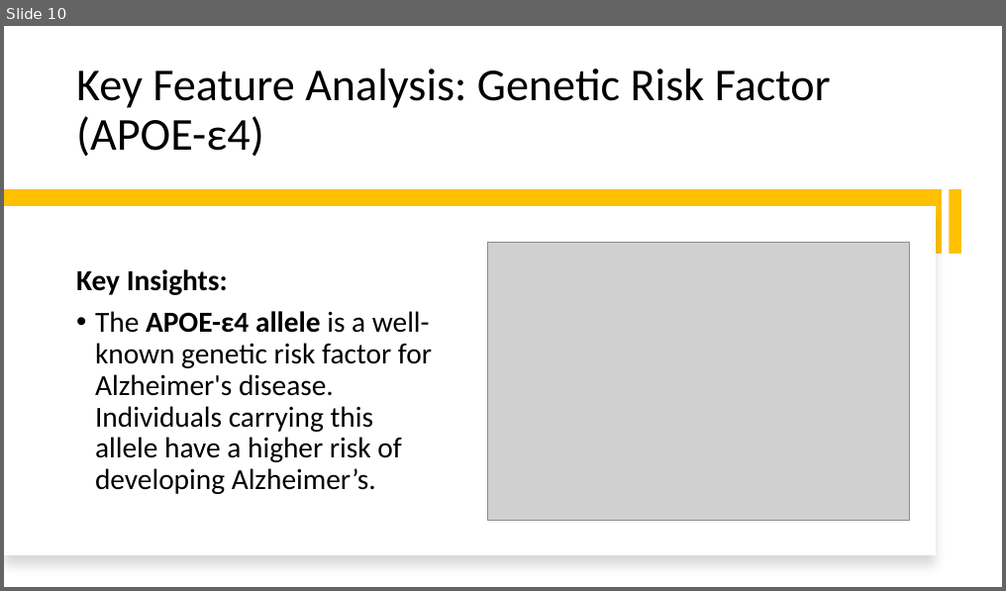
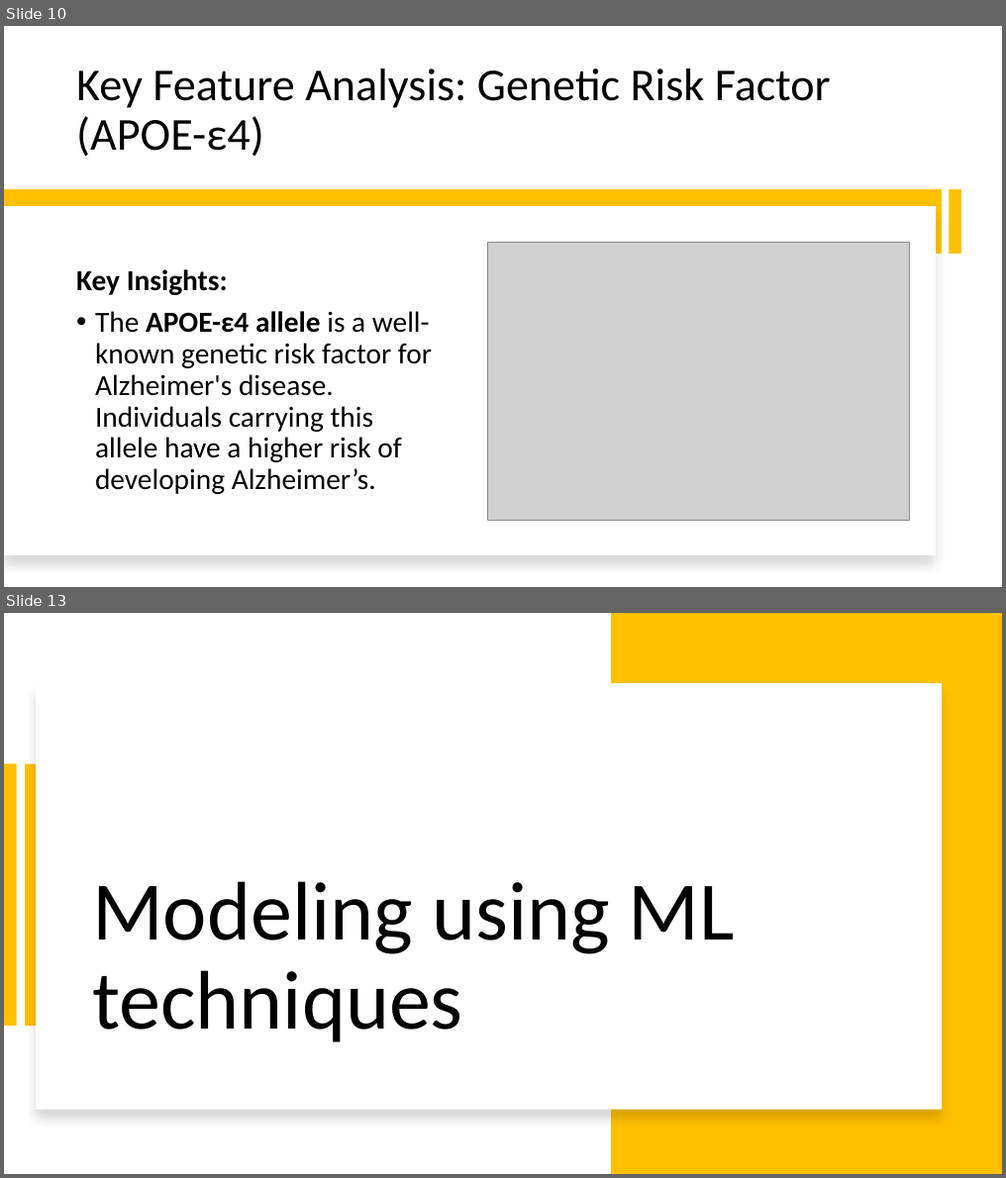
Before and after one commit to ileontios03/EPL448_Project, a slide deck: presentation.pptx. Shown one above the other, each under a label of ours: slide 10 before the commit, slides 10 and 13 after it; the slides between them are not shown. The pictures are 1006x591 and 1006x1178 pixels, drawn with LibreOffice and Linux fonts; fonts in the diff are those of the drawing; grey boxes stand for pictures. Boxes give left, top, right and bottom in pixels: in the first picture for what was removed or moved away, otherwise in the second. Text is boxed around its words. In the diff, an @@ line names an element or a change of style, - is before the commit and + after.

```diff
--- a/presentation.pptx
+++ b/presentation.pptx
@@ slide 13 added at (x1=4, y1=613, x2=1002, y2=1174), background #FFFFFF @@
@@ rectangle added at (x1=611, y1=613, x2=1002, y2=1174), fill #FFC000 @@
@@ rectangle added at (x1=36, y1=683, x2=942, y2=1110), fill #FFFFFF @@
@@ rectangle added at (x1=4, y1=763, x2=16, y2=1026), fill #FFC000 @@
@@ rectangle added at (x1=25, y1=763, x2=38, y2=1026), fill #FFC000 @@
@@ title added at (x1=92, y1=881, x2=735, y2=1043), 80 pt, text #000000 @@
+Modeling using ML techniques
```
Also in this commit, not shown: 5 slides changed, 1 other slide added.
